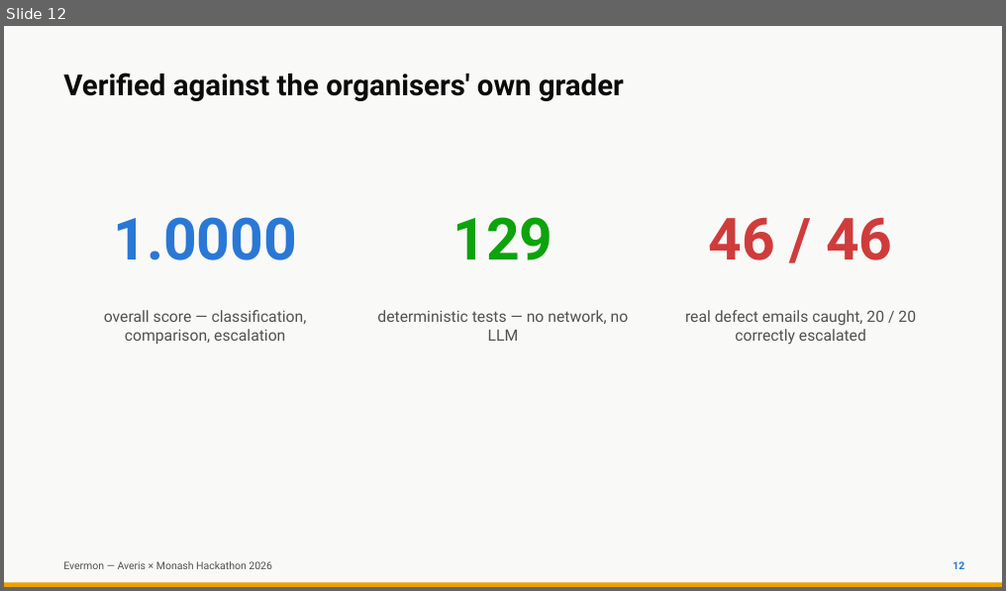
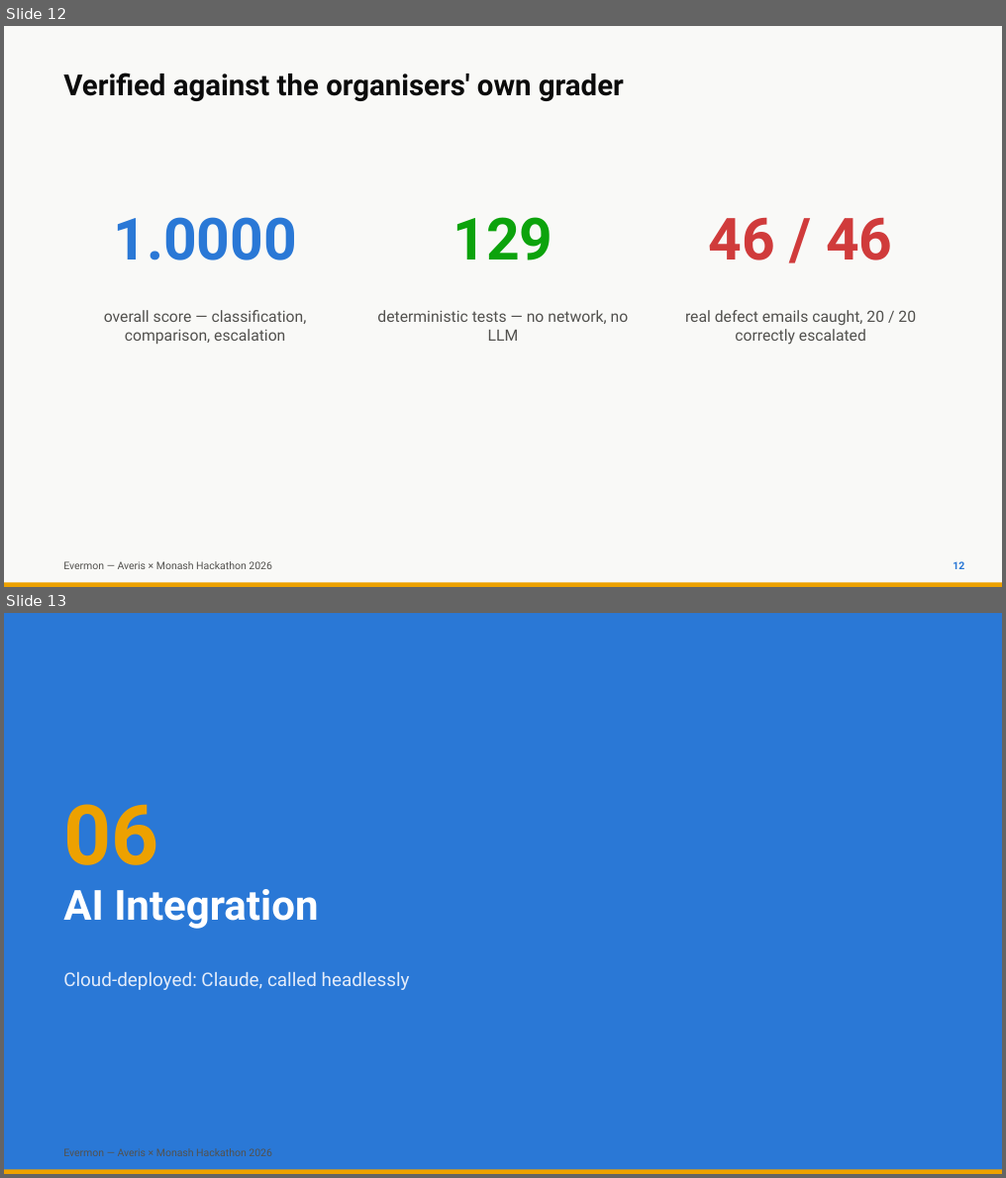
Before and after one commit to ponli550/Evermon, a slide deck: docs/AverisMonash2026.pptx. Shown one above the other, each under a label of ours: slide 12 before the commit, slides 12 and 13 after it. The pictures are 1006x591 and 1006x1178 pixels, drawn with LibreOffice and Linux fonts; fonts in the diff are those of the drawing. Boxes give left, top, right and bottom in pixels: in the first picture for what was removed or moved away, otherwise in the second. Text is boxed around its words. In the diff, an @@ line names an element or a change of style, - is before the commit and + after.

Commit message:
feature: AI-assisted escalation fix, scoped to what it can prove
The competition rules require AI as "a key component" -- dock/'s pipeline
is deliberately rule-based with zero LLM usage, which was correct against
the dataset docs (AI called optional there) but conflicts with the actual
rules, which make it mandatory. watch/ai_fix.py is the real integration,
not a decorative one.

Scope, deliberately narrow: for a NEEDS_REVIEW email whose reason is
missing_value, one headless `claude -p` call reads the SI and BL together
and copies a blank field's value over ONLY when the counterpart document
already states it -- the same completion a human reviewer would make,
never inferred or invented. wrong_doc_type/missing_attachment/unreadable
have no text to correct from and are refused outright, zero API calls
made. A partial fix is correct behavior, not a bug: email_517 has two
blank fields, one recoverable and one genuinely blank on both sides --
verified it fixes the first and still escalates the second, rather than
forcing a false resolution.

Verified end to end against three real designed cases (email_516, 517,
519): correct value found and confirmed against the source documents by
hand, patched attachment re-triages through the real dock.pipeline.decide()
to a clean or correctly-partial result. Wired into watch-ctl (`aifix`) and
the panel (`a` on a flagged row), same synthetic-email/-fix convention as
resend.py so delete_email.py's cleanup covers these too.

Also updates docs/DOCUMENTATION.md and the pitch deck with a real AI
Integration section -- this was previously undocumented and unmentioned
anywhere a judge would look.

```diff
--- a/docs/AverisMonash2026.pptx
+++ b/docs/AverisMonash2026.pptx
@@ slide 13 added at [4,613,1002,1174], background #FFFFFF @@
@@ rectangle added at [4,613,1002,1174], fill #2A78D6 @@
@@ text added at [63,804,158,865], 80 pt, text #EDA100, bold @@
+06
@@ text added at [63,889,318,929], 40 pt, text #FFFFFF, bold @@
+AI Integration
@@ text added at [63,972,410,990], 18 pt, text #E3ECFA @@
+Cloud-deployed: Claude, called headlessly
@@ rectangle added at [4,1170,1002,1174], fill #EDA100 @@
@@ text added at [63,1149,272,1157], 10 pt, text #52514E @@
+Evermon — Averis × Monash Hackathon 2026
```
Also in this commit, not shown: 9 slides changed, 1 other slide added, 7 other files.
